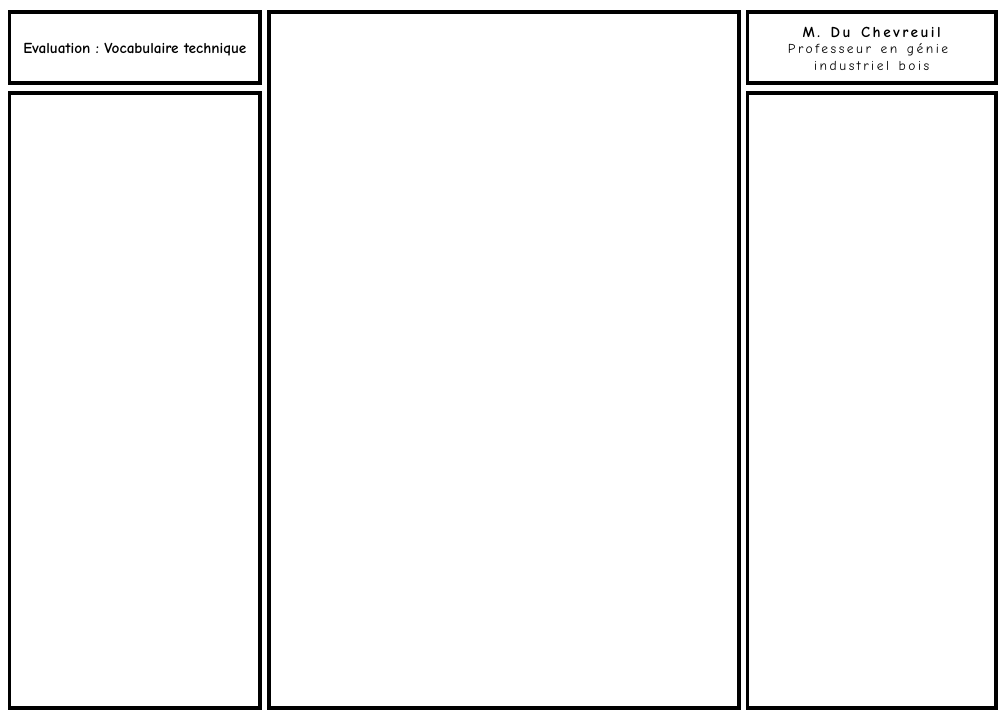
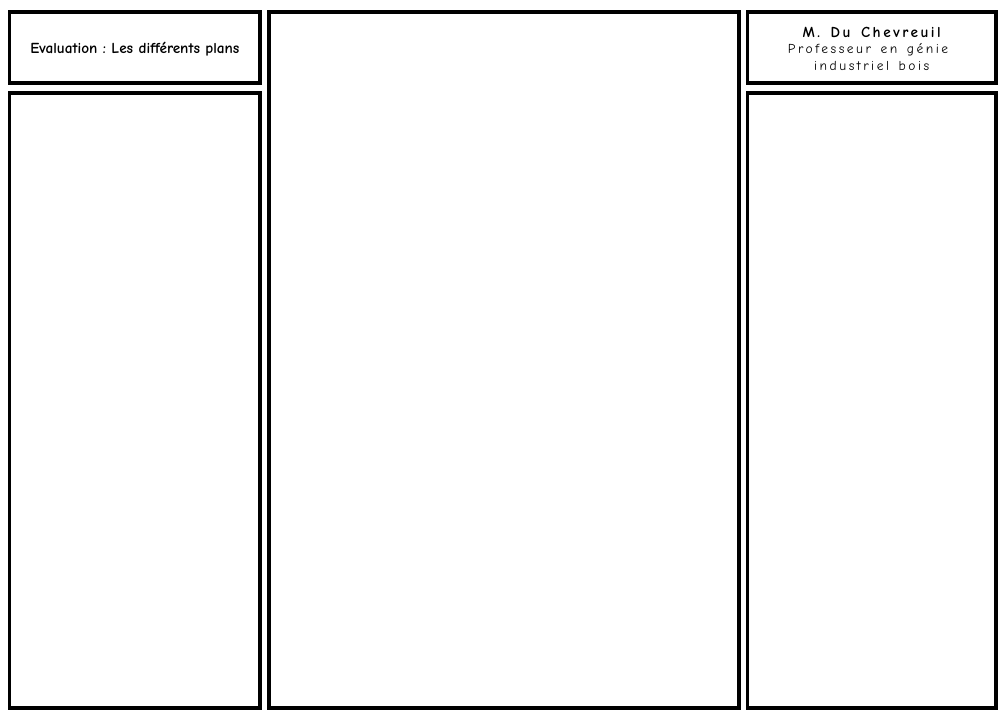
Before and after one commit to kduchevreuil/Cours-Menuiserie, a slide deck: slide 10 of Dossier BAC2018/DOSSIER bac 2018.pptx. Drawn at 1008x720 pixels with LibreOffice and Linux fonts; fonts in the diff are those of the drawing. Boxes give left, top, right and bottom in pixels: in the first picture for what was removed or moved away, otherwise in the second. Text is boxed around its words. In the diff, an @@ line names an element or a change of style, - is before the commit and + after.

```diff
--- a/Dossier BAC2018/DOSSIER bac 2018.pptx
+++ b/Dossier BAC2018/DOSSIER bac 2018.pptx
@@ text in rectangle at [30,41,239,56]: text changed @@
-Evaluation : Vocabulaire technique
+Evaluation : Les différents plans
```
Also in this commit, not shown: 3 slides added, 2 other files.
